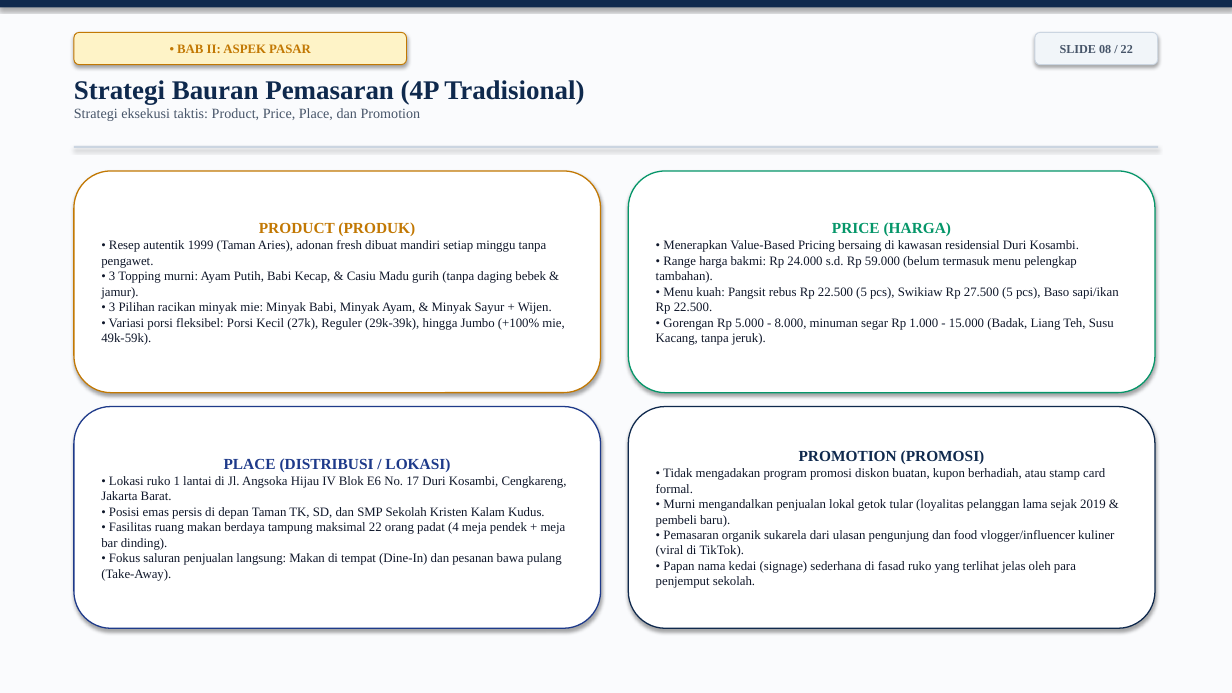
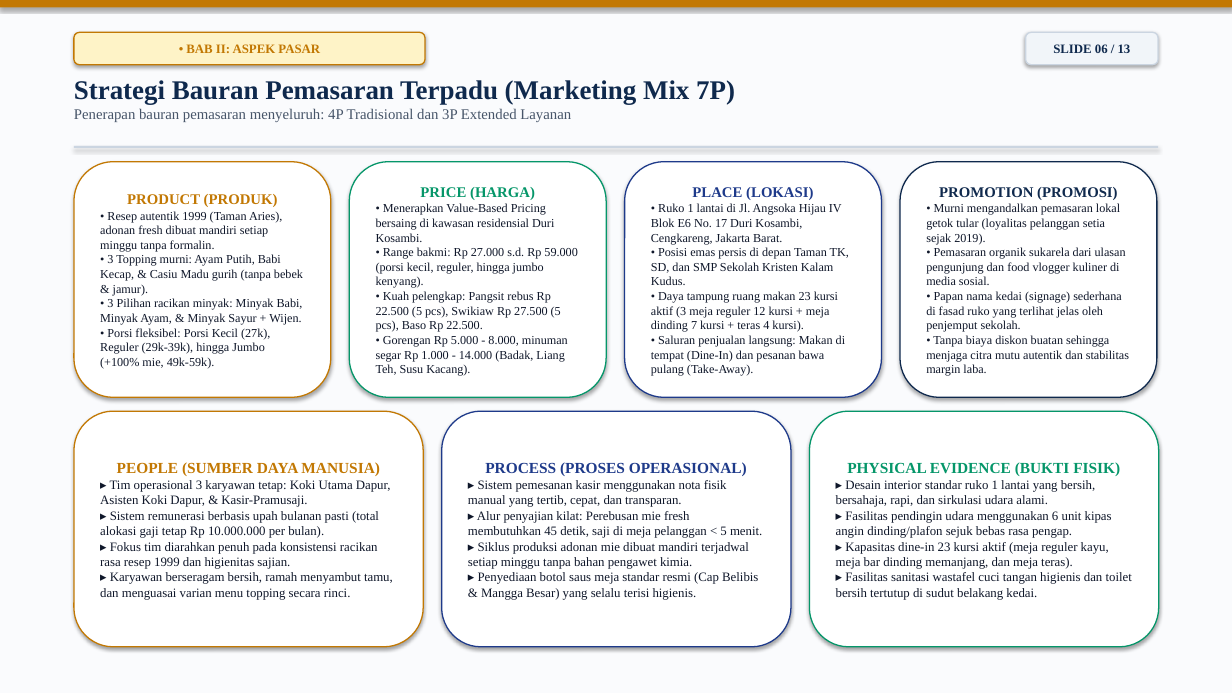
Before and after one commit to arthurfreelanceinquiries-alt/SKB-Bakmi-Mimu, a slide deck: slide 6 of naskah utama/Presentasi_SKB_Bakmi_Mimu_Carina_Sayang.pptx (slide 8 before the commit). Drawn at 1232x693 pixels with LibreOffice and Linux fonts; fonts in the diff are those of the drawing. Boxes give left, top, right and bottom in pixels: in the first picture for what was removed or moved away, otherwise in the second. Text is boxed around its words. In the diff, an @@ line names an element or a change of style, - is before the commit and + after.

```diff
--- a/naskah utama/Presentasi_SKB_Bakmi_Mimu_Carina_Sayang.pptx
+++ b/naskah utama/Presentasi_SKB_Bakmi_Mimu_Carina_Sayang.pptx
@@ rectangle at (0,0,1232,7): fill #0F294D to #C27803 @@
@@ rounded rectangle "• BAB II: ASPEK PASAR": place and size @@
-rounded rectangle "• BAB II: ASPEK PASAR" at (74,32,407,65)
+rounded rectangle "• BAB II: ASPEK PASAR" at (74,32,425,65)
@@ rounded rectangle "• BAB II: ASPEK PASAR" at (74,32,425,65): outline #C27803 0.75 pt to #C27803 1 pt @@
@@ rounded rectangle "SLIDE 06 / 13": place and size @@
-rounded rectangle "SLIDE 06 / 13" at (1035,32,1158,65)
+rounded rectangle "SLIDE 06 / 13" at (1026,32,1158,65)
@@ rounded rectangle "SLIDE 06 / 13" at (1026,32,1158,65): outline #CBD5E1 0.75 pt to #CBD5E1 1 pt @@
@@ text in rounded rectangle at (1053,44,1131,53): text changed; size 9.5 to 10 pt; text colour #475569 to #0F294D @@
-SLIDE 08 / 22
+SLIDE 06 / 13
@@ text at (74,80,735,122): text changed; size 11 to 11.5 pt @@
-Strategi Bauran Pemasaran (4P Tradisional)
-Strategi eksekusi taktis: Product, Price, Place, dan Promotion
+Strategi Bauran Pemasaran Terpadu (Marketing Mix 7P)
+Penerapan bauran pemasaran menyeluruh: 4P Tradisional dan 3P Extended Layanan
@@ rounded rectangle "PRODUCT (PRODUK)": place and size @@
-rounded rectangle "PRODUCT (PRODUK)" at (74,171,601,393)
+rounded rectangle "PRODUCT (PRODUK)" at (74,162,331,397)
@@ rounded rectangle "PRICE (HARGA)": place and size @@
-rounded rectangle "PRICE (HARGA)" at (628,171,1155,393)
+rounded rectangle "PRICE (HARGA)" at (349,162,606,397)
@@ rounded rectangle "PLACE (LOKASI)": place and size @@
-rounded rectangle "PLACE (LOKASI)" at (74,407,601,628)
+rounded rectangle "PLACE (LOKASI)" at (625,162,882,397)
@@ rounded rectangle "PROMOTION (PROMOSI)": place and size @@
-rounded rectangle "PROMOTION (PROMOSI)" at (628,407,1155,628)
+rounded rectangle "PROMOTION (PROMOSI)" at (900,162,1157,397)
@@ text in rounded rectangle at (127,194,278,207): size 12 to 11.5 pt in "PRODUCT (PRODUK)" @@
@@ text in rounded rectangle at (376,187,554,242): size 12 to 11.5 pt in "PRICE (HARGA)"; size 10 to 9.5 pt in "• Menerapkan Value-Based Pricing bersaing di kawasan ..." @@
@@ text in rounded rectangle at (651,187,842,244): text changed; size 10 to 9.5 pt @@
-PLACE (DISTRIBUSI / LOKASI)
-• Lokasi ruko 1 lantai di Jl. Angsoka Hijau IV Blok E6 No. 17 Duri Kosambi, Cengkareng, Jakarta Barat.
+PLACE (LOKASI)
+• Ruko 1 lantai di Jl. Angsoka Hijau IV Blok E6 No. 17 Duri Kosambi, Cengkareng, Jakarta Barat.
@@ text in rounded rectangle at (926,203,1129,376): text changed; size 10 to 9.5 pt @@
-• Tidak mengadakan program promosi diskon buatan, kupon berhadiah, atau stamp card formal.
-• Murni mengandalkan penjualan lokal getok tular (loyalitas pelanggan lama sejak 2019 & pembeli baru).
-• Pemasaran organik sukarela dari ulasan pengunjung dan food vlogger/influencer kuliner (viral di TikTok).
-• Papan nama kedai (signage) sederhana di fasad ruko yang terlihat jelas oleh para penjemput sekolah.
+• Murni mengandalkan pemasaran lokal getok tular (loyalitas pelanggan setia sejak 2019).
+• Pemasaran organik sukarela dari ulasan pengunjung dan food vlogger kuliner di media sosial.
+• Papan nama kedai (signage) sederhana di fasad ruko yang terlihat jelas oleh penjemput sekolah.
+• Tanpa biaya diskon buatan sehingga menjaga citra mutu autentik dan stabilitas margin laba.
@@ text in rounded rectangle at (939,187,1117,200): size 12 to 11.5 pt in "PROMOTION (PROMOSI)" @@
@@ text in rounded rectangle at (100,211,303,369): text changed; size 10 to 9.5 pt @@
-• Resep autentik 1999 (Taman Aries), adonan fresh dibuat mandiri setiap minggu tanpa pengawet.
-• 3 Topping murni: Ayam Putih, Babi Kecap, & Casiu Madu gurih (tanpa daging bebek & jamur).
-• 3 Pilihan racikan minyak mie: Minyak Babi, Minyak Ayam, & Minyak Sayur + Wijen.
-• Variasi porsi fleksibel: Porsi Kecil (27k), Reguler (29k-39k), hingga Jumbo (+100% mie, 49k-59k).
+• Resep autentik 1999 (Taman Aries), adonan fresh dibuat mandiri setiap minggu tanpa formalin.
+• 3 Topping murni: Ayam Putih, Babi Kecap, & Casiu Madu gurih (tanpa bebek & jamur).
+• 3 Pilihan racikan minyak: Minyak Babi, Minyak Ayam, & Minyak Sayur + Wijen.
+• Porsi fleksibel: Porsi Kecil (27k), Reguler (29k-39k), hingga Jumbo (+100% mie, 49k-59k).
@@ text in rounded rectangle at (376,247,577,376): text changed; size 10 to 9.5 pt @@
-• Range harga bakmi: Rp 24.000 s.d. Rp 59.000 (belum termasuk menu pelengkap tambahan).
-• Menu kuah: Pangsit rebus Rp 22.500 (5 pcs), Swikiaw Rp 27.500 (5 pcs), Baso sapi/ikan Rp 22.500.
-• Gorengan Rp 5.000 - 8.000, minuman segar Rp 1.000 - 15.000 (Badak, Liang Teh, Susu Kacang, tanpa jeruk).
+• Range bakmi: Rp 27.000 s.d. Rp 59.000 (porsi kecil, reguler, hingga jumbo kenyang).
+• Kuah pelengkap: Pangsit rebus Rp 22.500 (5 pcs), Swikiaw Rp 27.500 (5 pcs), Baso Rp 22.500.
+• Gorengan Rp 5.000 - 8.000, minuman segar Rp 1.000 - 14.000 (Badak, Liang Teh, Susu Kacang).
@@ text in rounded rectangle at (651,247,849,285): size 10 to 9.5 pt in "• Posisi emas persis di depan Taman ..." @@
@@ text in rounded rectangle at (651,291,845,376): text changed; size 10 to 9.5 pt @@
-• Fasilitas ruang makan berdaya tampung maksimal 22 orang padat (4 meja pendek + meja bar dinding).
-• Fokus saluran penjualan langsung: Makan di tempat (Dine-In) dan pesanan bawa pulang (Take-Away).
+• Daya tampung ruang makan 23 kursi aktif (3 meja reguler 12 kursi + meja dinding 7 kursi + teras 4 kursi).
+• Saluran penjualan langsung: Makan di tempat (Dine-In) dan pesanan bawa pulang (Take-Away).
@@ rounded rectangle added at (74,411,423,647), fill #FFFFFF, outline #C27803 1 pt, 10 pt, text #0F172A @@
+PEOPLE (SUMBER DAYA MANUSIA)
+▸ Tim operasional 3 karyawan tetap: Koki Utama Dapur, Asisten Koki Dapur, & Kasir-Pramusaji.
+▸ Sistem remunerasi berbasis upah bulanan pasti (total alokasi gaji tetap Rp 10.000.000 per bulan).
+▸ Fokus tim diarahkan penuh pada konsistensi racikan rasa resep 1999 dan higienitas sajian.
+▸ Karyawan berseragam bersih, ramah menyambut tamu, dan menguasai varian menu topping secara rinci.
@@ rounded rectangle added at (442,411,791,647), fill #FFFFFF, outline #1E3A8A 1 pt, 10 pt, text #0F172A @@
+PROCESS (PROSES OPERASIONAL)
+▸ Sistem pemesanan kasir menggunakan nota fisik manual yang tertib, cepat, dan transparan.
+▸ Alur penyajian kilat: Perebusan mie fresh membutuhkan 45 detik, saji di meja pelanggan < 5 menit.
+▸ Siklus produksi adonan mie dibuat mandiri terjadwal setiap minggu tanpa bahan pengawet kimia.
+▸ Penyediaan botol saus meja standar resmi (Cap Belibis & Mangga Besar) yang selalu terisi higienis.
@@ rounded rectangle added at (810,411,1159,647), fill #FFFFFF, outline #059669 1 pt, 10 pt, text #0F172A @@
+PHYSICAL EVIDENCE (BUKTI FISIK)
+▸ Desain interior standar ruko 1 lantai yang bersih, bersahaja, rapi, dan sirkulasi udara alami.
+▸ Fasilitas pendingin udara menggunakan 6 unit kipas angin dinding/plafon sejuk bebas rasa pengap.
+▸ Kapasitas dine-in 23 kursi aktif (meja reguler kayu, meja bar dinding memanjang, dan meja teras).
+▸ Fasilitas sanitasi wastafel cuci tangan higienis dan toilet bersih tertutup di sudut belakang kedai.
```
Also in this commit, not shown: 11 other slides changed, 1 slide added, 10 slides removed, 3 other files.
